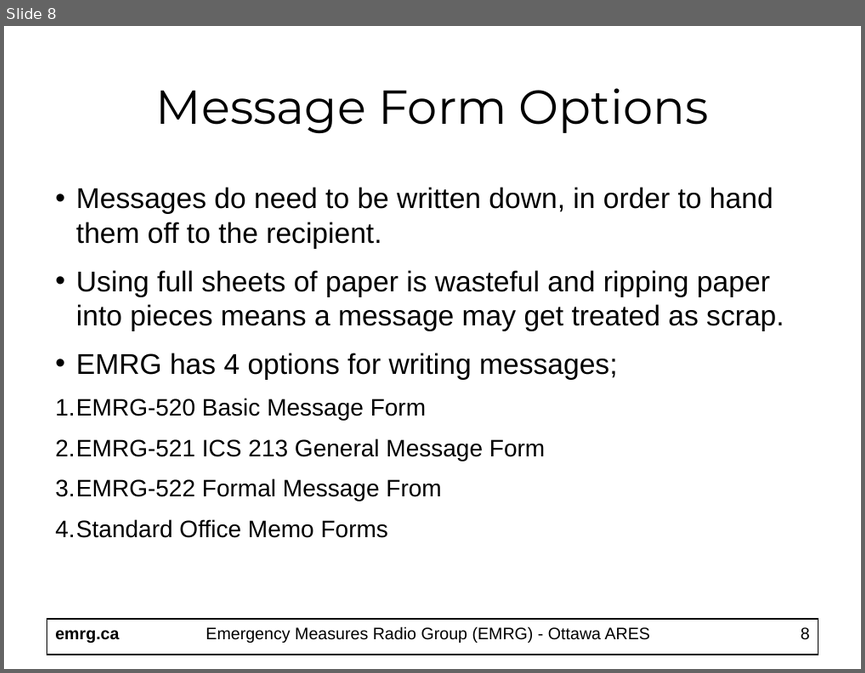
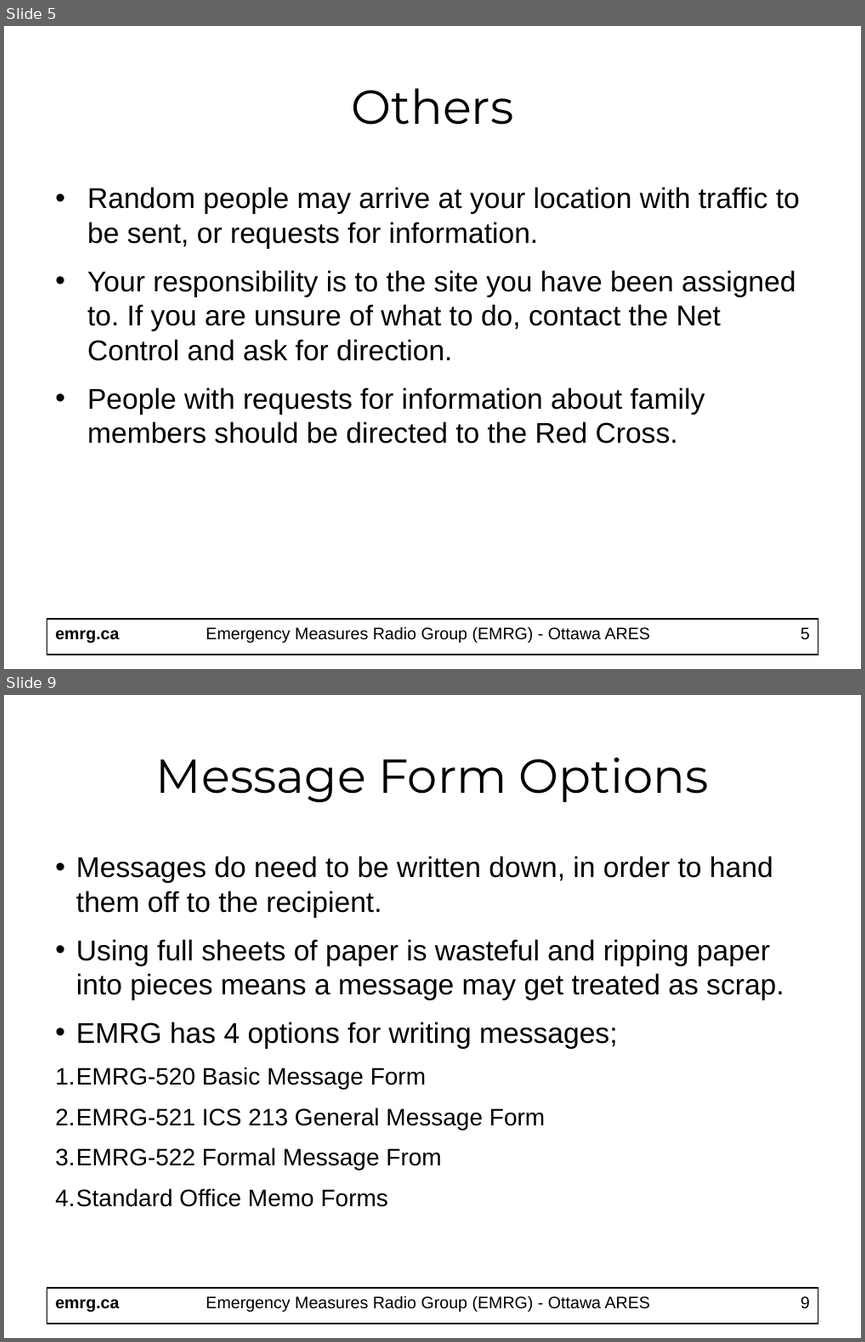
Before and after one commit to emrg-ca/website, a slide deck: httpdocs/EMRG-411_Message_Handling.ppt. Shown one above the other, each under a label of ours: slide 8 before the commit, slides 5 and 9 after it; the slides between them are not shown. The pictures are 865x673 and 865x1342 pixels, drawn with LibreOffice and Linux fonts; fonts in the diff are those of the drawing. Boxes give left, top, right and bottom in pixels: in the first picture for what was removed or moved away, otherwise in the second. Text is boxed around its words. In the diff, an @@ line names an element or a change of style, - is before the commit and + after.

```diff
--- a/httpdocs/EMRG-411_Message_Handling.ppt
+++ b/httpdocs/EMRG-411_Message_Handling.ppt
@@ slide 5 added at [4, 26, 861, 669], background #FFFFFF; not listed: 2 template elements that a slide beside it also shows @@
@@ title added at [351, 88, 513, 125], 40 pt, text #000000 @@
+Others
@@ text added at [87, 187, 800, 443], 24 pt, text #000000 @@
+• Random people may arrive at your location with traffic to be sent, or requests for information.
+• Your responsibility is to the site you have been assigned to. If you are unsure of what to do, contact the Net Control and ask for direction.
+• People with requests for information about family members should be directed to the Red Cross.
@@ text added at [205, 626, 650, 642], 14 pt, text #000000 @@
+Emergency Measures Radio Group (EMRG) - Ottawa ARES
@@ page number added at [800, 627, 810, 640], 14 pt, text #000000 @@
+5
@@ what was slide 8 is now slide 9 @@
@@ page number at [800, 1296, 810, 1309]: text changed @@
-8
+9
```
Also in this commit, not shown: 15 slides changed, 1 other slide added, 3 other files.
